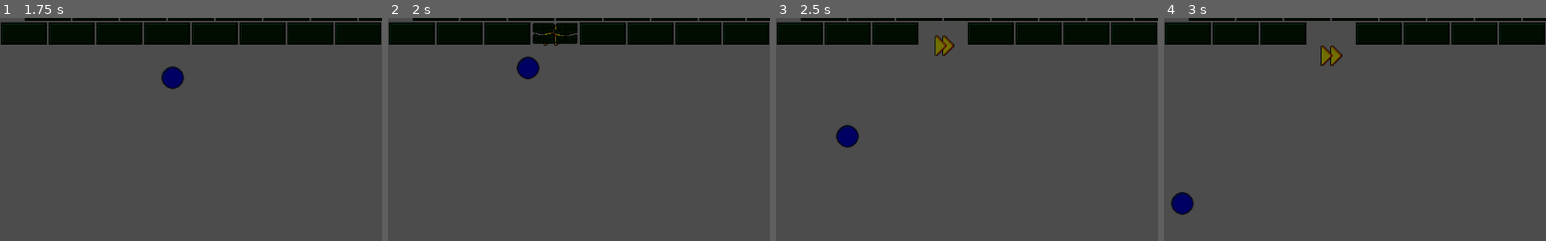
Above: before the commit, frames 1-4 (left to right).
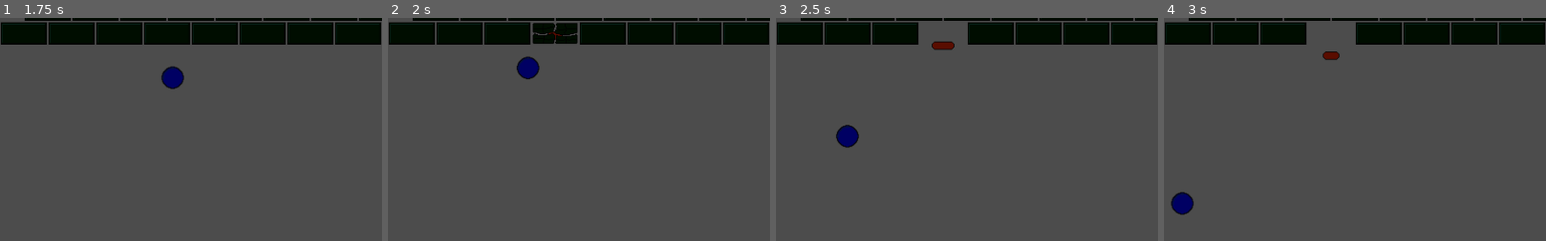
Above: after the commit, the same moments.

Repository: MichaelReel/BrickOut
Game: Godot game, scene res://Root.tscn
Same seed, same stepped clock (60 frames per second), same inputs: the game is played once before the commit and once after it.
Inputs:
- Up to frame 1 (1.75 s): click "Start" at 0.5 s; hold Right (ui_right) from 1.28 s (still down)
- Up to frame 2 (2 s): keep holding Right (ui_right)
- Up to frame 3 (2.5 s): release Right (ui_right) at 2.03 s; hold Left (ui_left) from 2.03 s (still down)
- Up to frame 4 (3 s): release Left (ui_left) at 2.78 s; hold Right (ui_right) from 2.78 s (still down)
The pictures show only the part of the screen within x 0-50%, y 26-76%; the shares and areas given below are measured in that part.

Frame 1 is identical in both runs. In frame 2, less than 0.1% of the frame differs, in the area x 40-47%, y 3-13%; in frame 3, 0.3%; in frame 4, 0.4%, in the area x 41-47%, y 12-22%.

Commit message:
Added the unstoppable hard ball power, (no limitations as yet). Need to tidy the menu and probably address some general physics bugs, but the base game is mostly implemented.

Diff:
--- a/game/ball/Ball.gd
+++ b/game/ball/Ball.gd
@@ -13,6 +13,8 @@
 var hard_ball : bool = false
 var stuck : bool = false
 
+var brick_bounce_mask = 4
+
 var hud
 
 func _ready():
@@ -23,6 +25,8 @@
 	hud = get_parent().get_node("Hud")
 	hud.update_lost_balls(balls_lost)
 	hud.update_ball_speed(speed)
+
+	print ("mask: " + str(collision_mask))
 
 func fell_out():
 	# Mod scores or lives or whatever
@@ -41,6 +45,8 @@
 	position = init_position
 	velocity = init_velocity
 
+	set_hard(false)
+
 	# Update HUD
 	hud.update_lost_balls(balls_lost)
 	hud.update_ball_speed(speed)
@@ -53,9 +59,19 @@
 			if (collision.collider.has_method("hit")):
 				collision.collider.call_deferred("hit", self)
 
-			if not hard_ball and not stuck:
+			if not stuck and not hard_ball:
 				# Get the normal of the collider and apply the "bounce"
 				velocity = velocity.bounce(collision.normal)
 				velocity = velocity.normalized() * speed
 
+			if hard_ball and not collision.collider.has_method("hit"):
+				# Still bounce off non-bricks
+				velocity = velocity.bounce(collision.normal)
+				velocity = velocity.normalized() * speed
+
+
 	hud.update_ball_speed(speed)
+
+func set_hard(h : bool):
+	hard_ball = h
+	$anim.play("hard" if hard_ball else "normal")
--- a/game/ball/Ball.tscn
+++ b/game/ball/Ball.tscn
@@ -6,13 +6,51 @@
 [sub_resource type="CircleShape2D" id=1]
 radius = 15.0
 
+[sub_resource type="Animation" id=3]
+resource_name = "hard"
+tracks/0/type = "value"
+tracks/0/path = NodePath("Sprite:frame")
+tracks/0/interp = 1
+tracks/0/loop_wrap = true
+tracks/0/imported = false
+tracks/0/enabled = true
+tracks/0/keys = {
+"times": PoolRealArray( 0, 0.1 ),
+"transitions": PoolRealArray( 1, 1 ),
+"update": 1,
+"values": [ 11, 11 ]
+}
+
+[sub_resource type="Animation" id=2]
+resource_name = "normal"
+length = 0.1
+tracks/0/type = "value"
+tracks/0/path = NodePath("Sprite:frame")
+tracks/0/interp = 1
+tracks/0/loop_wrap = true
+tracks/0/imported = false
+tracks/0/enabled = true
+tracks/0/keys = {
+"times": PoolRealArray( 0, 0.1 ),
+"transitions": PoolRealArray( 1, 1 ),
+"update": 1,
+"values": [ 10, 10 ]
+}
+
 [node name="Ball" type="KinematicBody2D"]
 script = ExtResource( 1 )
 
 [node name="Sprite" type="Sprite" parent="."]
 texture = ExtResource( 2 )
-region_enabled = true
+vframes = 8
+hframes = 8
+frame = 12
 region_rect = Rect2( 64, 32, 32, 32 )
 
-[node name="CollisionShape2D" type="CollisionShape2D" parent="."]
+[node name="collider" type="CollisionShape2D" parent="."]
 shape = SubResource( 1 )
+
+[node name="anim" type="AnimationPlayer" parent="."]
+autoplay = "normal"
+anims/hard = SubResource( 3 )
+anims/normal = SubResource( 2 )
--- a/game/paddle/Paddle.gd
+++ b/game/paddle/Paddle.gd
@@ -54,6 +54,7 @@
 func strip_powerups():
 	speed_reset()
 	width_set(init_width)
+	set_sticky(0)
 
 func speed_reset():
 	speed = init_speed
--- a/game/power_up/PowerUp.gd
+++ b/game/power_up/PowerUp.gd
@@ -4,7 +4,7 @@
 signal power_up
 
 enum Power_Type { SPEED, WIDTH, HARD, STICKY }
-const POWER_PROBABILITIES = { Power_Type.SPEED: 25, Power_Type.WIDTH: 25, Power_Type.HARD: 25, Power_Type.STICKY: 25}
+const POWER_PROBABILITIES = { Power_Type.SPEED: 25, Power_Type.WIDTH: 5, Power_Type.HARD: 1, Power_Type.STICKY: 2}
 const POWER_ANIMATIONS = {
 		Power_Type.SPEED: "power_up_speed",
 		Power_Type.WIDTH: "power_up_width",
--- a/game/power_up/PowerUpArray.gd
+++ b/game/power_up/PowerUpArray.gd
@@ -33,7 +33,7 @@
 		elif power_up.type == PowerUp.Power_Type.WIDTH:
 			paddle.width_set(paddle.width + 1)
 		elif power_up.type == PowerUp.Power_Type.HARD:
-			pass
+			ball.set_hard(true)
 		elif power_up.type == PowerUp.Power_Type.STICKY:
 			paddle.set_sticky(3)
 	# Paddle or ball lost pit, remove powerup
Not shown: 1 places in game/ball/Ball.tscn that only renumber resources
Binary file changed: game/rough.png
